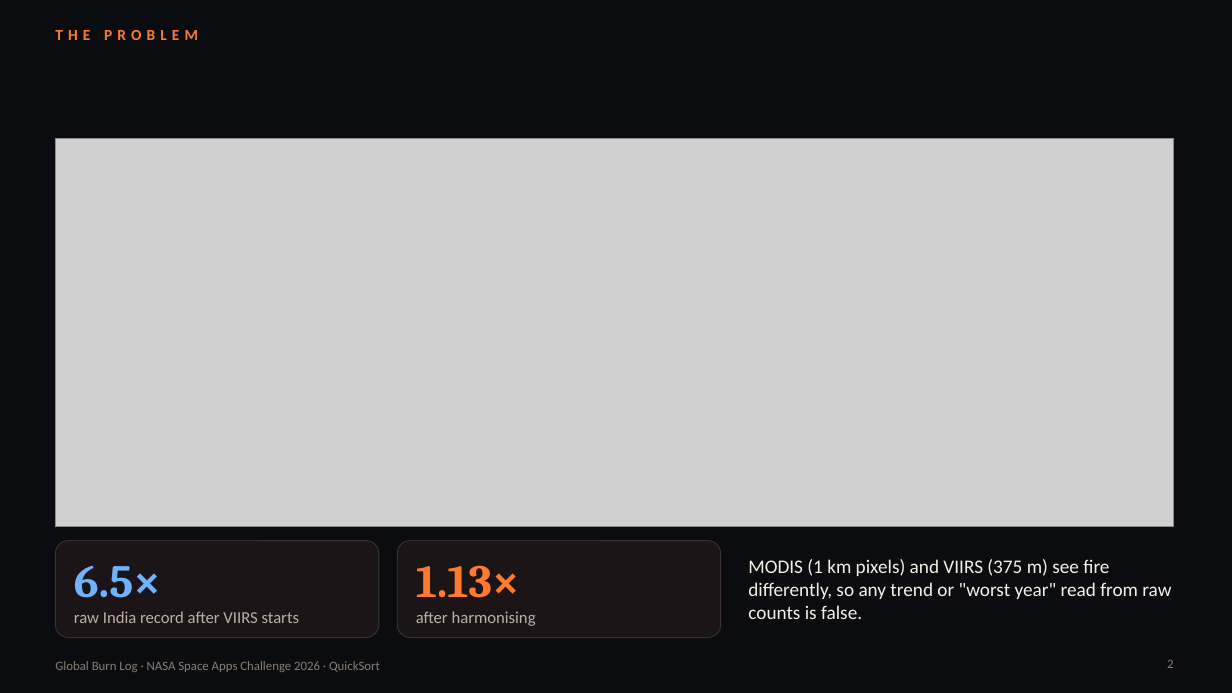
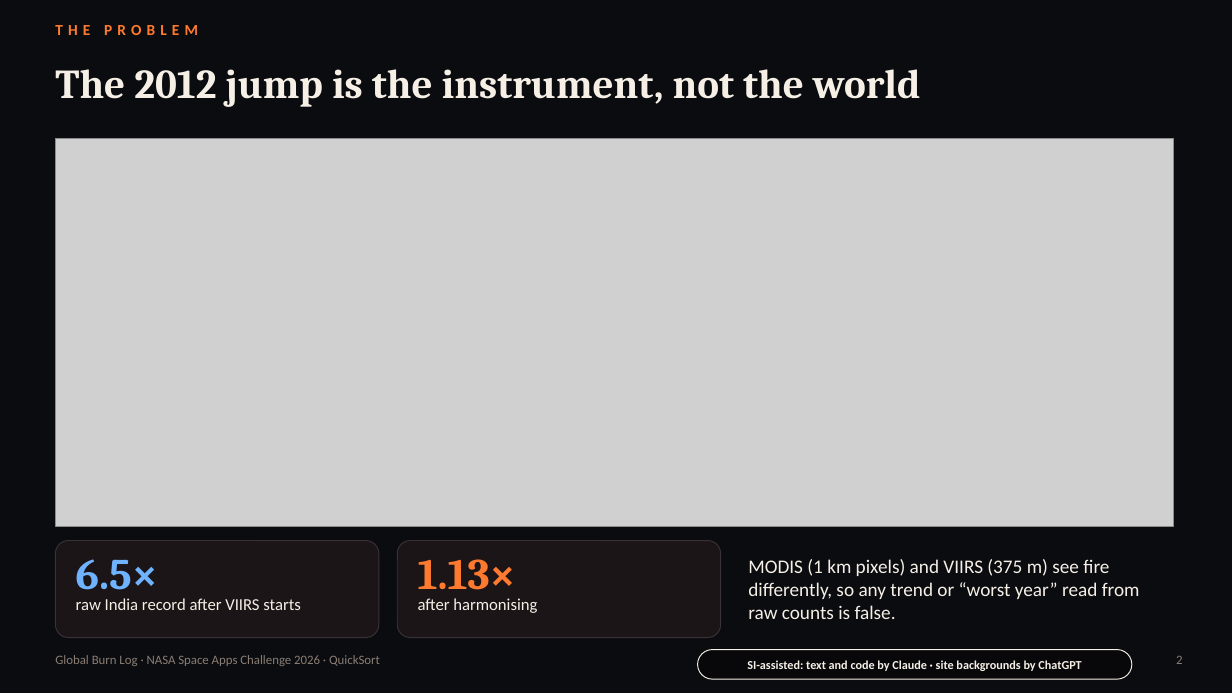
Before and after one commit to suvanwit25100-rgb/NASA-Space-Apps, a slide deck: slide 2 of docs/Global_Burn_Log_Demo_Slides.pptx. Drawn at 1232x693 pixels with LibreOffice and Linux fonts; fonts in the diff are those of the drawing; grey boxes stand for pictures. Boxes give left, top, right and bottom in pixels: in the first picture for what was removed or moved away, otherwise in the second. Text is boxed around its words. In the diff, an @@ line names an element or a change of style, - is before the commit and + after.

```diff
--- a/docs/Global_Burn_Log_Demo_Slides.pptx
+++ b/docs/Global_Burn_Log_Demo_Slides.pptx
@@ text "THE PROBLEM" at (55, 25, 198, 35): vertical alignment middle to top @@
@@ text added at (55, 69, 920, 107), 32 pt, text #F5EFE6, bold @@
+The 2012 jump is the instrument, not the world
@@ text at (74, 565, 161, 598): paragraph removed @@
-6.5×
@@ text added at (76, 559, 158, 600), 34 pt, text #6FB3FF, bold @@
+6.5×
@@ text "1.13×" at (418, 559, 516, 600): size 36 to 34 pt @@
@@ text at (748, 559, 1140, 619): text changed @@
-MODIS (1 km pixels) and VIIRS (375 m) see fire differently, so any trend or "worst year" read from raw counts is false.
+MODIS (1 km pixels) and VIIRS (375 m) see fire differently, so any trend or “worst year” read from raw counts is false.
@@ text "raw India record after VIIRS ...": place and size @@
-text "raw India record after VIIRS ..." at (74, 565, 300, 623)
+text "raw India record after VIIRS ..." at (76, 598, 301, 610)
@@ text "raw India record after VIIRS ..." at (76, 598, 301, 610): text colour #BDB1A6 to #F5EFE6; vertical alignment middle to top @@
@@ text added at (418, 598, 537, 613), 13 pt, text #F5EFE6 @@
+after harmonising
@@ text at (416, 611, 536, 626): paragraph removed @@
-after harmonising
@@ text added at (55, 655, 380, 666), 10 pt, text #8A7D73 @@
+Global Burn Log · NASA Space Apps Challenge 2026 · QuickSort
@@ rounded rectangle added at (698, 650, 1132, 679), fill #08080A at 85% opacity, outline #F5EFE6 0.75 pt @@
@@ text "2": place and size @@
-text "2" at (1167, 660, 1173, 668)
+text "2" at (1176, 656, 1182, 664)
@@ text removed at (55, 661, 380, 672) @@
-Global Burn Log · NASA Space Apps Challenge 2026 · QuickSort
@@ text added at (747, 660, 1081, 671), 9.5 pt, text #F5EFE6, bold @@
+SI-assisted: text and code by Claude · site backgrounds by ChatGPT
```
Also in this commit, not shown: 6 other slides changed, 2 other files.
